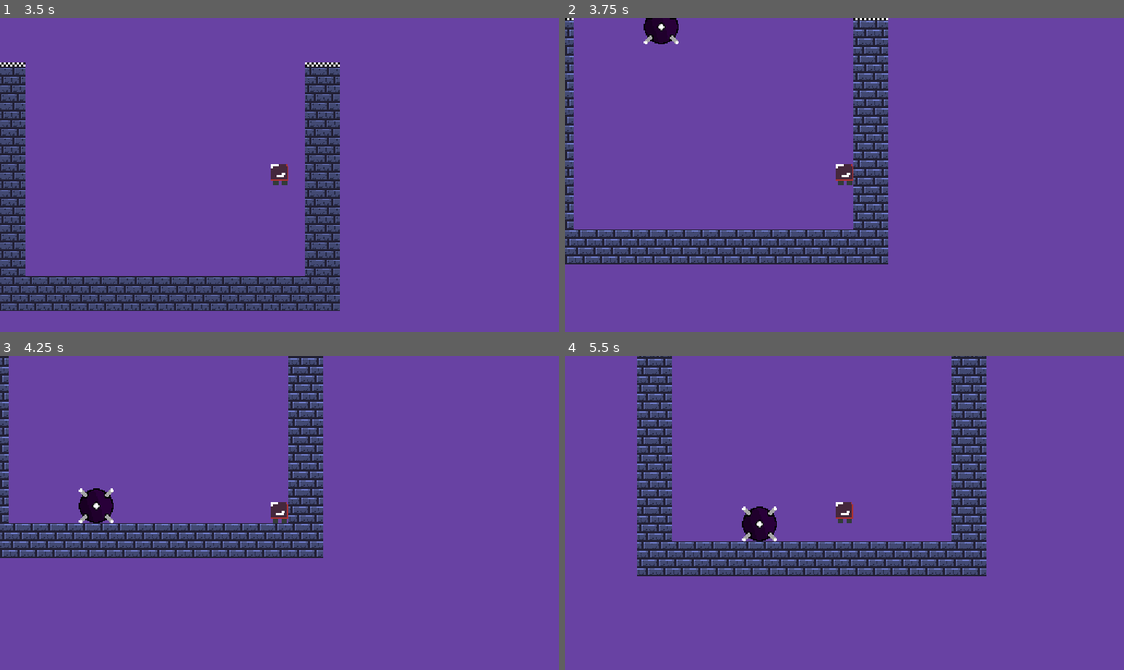
Above: before the commit, frames 1-4 (two rows, left to right).
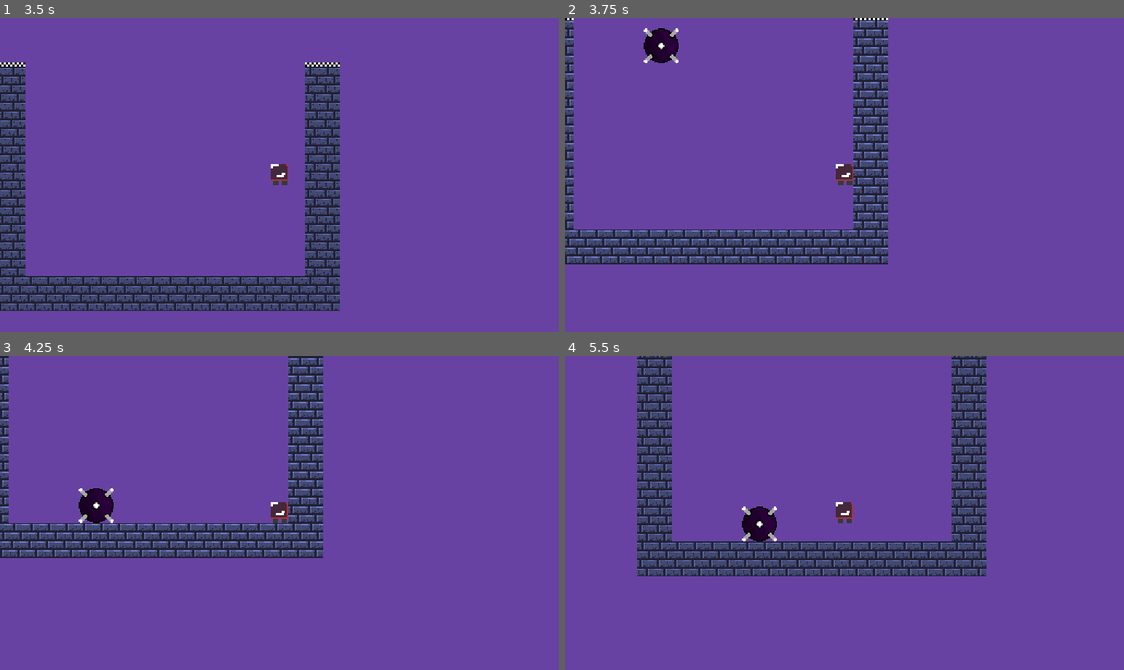
Above: after the commit, the same moments.

Repository: Dgarc359/falling-blocks
Game: Godot game, scene res://scenes/node_2d.tscn
Two runs of this game, one before a commit and one after it. Both use one fixed random seed, a clock stepped at 60 frames per second and the inputs below.
Inputs:
- Up to frame 1 (3.5 s): hold D (right) 0.53-2.03 s; tap Space (jump) at 0.77, 1.52, 3.02 s; tap Enter at 2 s; hold A (left) 2.03-2.78 s; hold D (right) from 2.78 s (still down)
- Up to frame 2 (3.75 s): keep holding D (right)
- Up to frame 3 (4.25 s): keep holding D (right); tap Space (jump) at 3.77 s
- Up to frame 4 (5.5 s): release D (right) at 4.28 s; hold A (left) 4.28-5.03 s; tap Space (jump) at 4.52 s; hold D (right) from 5.03 s (still down)

Frame 1 is identical in both runs. In frame 2, 0.7% of the frame differs, in the area x 14-21%, y 0-15%; in frame 3, less than 0.1%; in frame 4, 1.9%, in the area x 12-76%, y 0-70%.

Commit message:
switch from rigid bodies to kinematic body

Diff:
--- a/scenes/CharacterBody2D.gd
+++ b/scenes/CharacterBody2D.gd
@@ -76,8 +76,11 @@
 	#player_died.emit(false, true)
 
 func _on_area_2d_body_entered(body):
-	if body is RigidBody2D:
-		print("rigidbody hit")
+	#body.get_tags()
+	#print(body.get_groups())
+	var groups = body.get_groups()
+	if body is CharacterBody2D and "player" not in groups:
+		print("kinematic hit")
 		kill_player()
 
 	pass # Replace with function body.
--- /dev/null
+++ b/scenes/falling-block.gd
@@ -0,0 +1,20 @@
+extends CharacterBody2D
+
+@export var starting_pos: Vector2
+
+const SPEED = 300.0
+const JUMP_VELOCITY = -400.0
+
+# Get the gravity from the project settings to be synced with RigidBody nodes.
+var gravity = ProjectSettings.get_setting("physics/2d/default_gravity")
+
+func _ready():
+	set_position(starting_pos)
+
+
+func _physics_process(delta):
+	# Add the gravity.
+	if not is_on_floor():
+		velocity.y += gravity * delta
+
+	move_and_slide()
--- a/scenes/player_character.tscn
+++ b/scenes/player_character.tscn
@@ -14,7 +14,7 @@
 [node name="PlayerCharacter" type="Node2D"]
 script = ExtResource("1_1yrkv")
 
-[node name="CharacterBody2D" type="CharacterBody2D" parent="."]
+[node name="CharacterBody2D" type="CharacterBody2D" parent="." groups=["player"]]
 script = ExtResource("1_fehux")
 
 [node name="Area2D" type="Area2D" parent="CharacterBody2D"]
--- /dev/null
+++ b/scenes/rigid_2_kinematic.tscn
@@ -0,0 +1,24 @@
+[gd_scene load_steps=5 format=3 uid="uid://bewtd3mtxdqrb"]
+
+[ext_resource type="Script" path="res://scenes/falling-block.gd" id="1_bcc48"]
+[ext_resource type="Texture2D" uid="uid://bvcm35v6iq0r3" path="res://assets/sprites/spikeball/spikeball.png" id="1_ofjf5"]
+
+[sub_resource type="RectangleShape2D" id="RectangleShape2D_g6rf8"]
+size = Vector2(32, 32)
+
+[sub_resource type="RectangleShape2D" id="RectangleShape2D_jnv5h"]
+size = Vector2(32, 32)
+
+[node name="FallingBlockKinematic" type="CharacterBody2D"]
+script = ExtResource("1_bcc48")
+
+[node name="CollisionShape2D" type="CollisionShape2D" parent="."]
+shape = SubResource("RectangleShape2D_g6rf8")
+
+[node name="Sprite2D" type="Sprite2D" parent="."]
+texture = ExtResource("1_ofjf5")
+
+[node name="Area2D" type="Area2D" parent="."]
+
+[node name="CollisionShape2D" type="CollisionShape2D" parent="Area2D"]
+shape = SubResource("RectangleShape2D_jnv5h")
--- a/scripts/Node2D.gd
+++ b/scripts/Node2D.gd
@@ -11,7 +11,7 @@
 const VICTORY_TILE = preload("res://assets/sprites/victory-tile/victory-tile.bmp")
 const wallblock_bmp = preload("res://assets/sprites/wall-block-02/wall.png")
 const FALLING_BLOCK_01 = preload("res://assets/sprites/spikeball/spikeball.png")
-
+const RIGID_2_KINEMATIC = preload("res://scenes/rigid_2_kinematic.tscn")
 var player_is_dead: bool = false
 var padding = 200
 var player_initial_starting_position: Vector2
@@ -37,27 +37,37 @@
 	pass
 
 func spawn_falling_block(main_node, width):
+	var start_pos = Vector2(padding + 32 * randi_range(1, width - 2), -50)
+	var size = Vector2(32,32)
+
 	print("spawning falling block")
-	var rb = RigidBody2D.new()
-	rb.set_position(Vector2(padding + 32 * randi_range(1, width - 2), -50))
-
-	var rect = RectangleShape2D.new()
-	rect.set_size(Vector2(32, 32))
-
-	var coll = CollisionShape2D.new()
-	var coll_2 = CollisionShape2D.new()
-	var area_2d = Area2D.new()
-
-	area_2d.add_child(coll_2)
-	#area_2d.set_collision_layer_value(1, true)
-	coll.set_shape(rect)
-	rb.add_child(area_2d)
-	rb.add_child(coll)
-
-	var sprite = Sprite2D.new()
-	sprite.set_texture(FALLING_BLOCK_01)
-	rb.add_child(sprite)
-	main_node.add_child(rb)
+
+	var rb2 = RIGID_2_KINEMATIC.instantiate()
+	rb2.starting_pos = start_pos
+	main_node.add_child(rb2)
+
+	#var rb = RigidBody2D.new()
+	#rb.set_position(start_pos)
+	#
+	#var rect = RectangleShape2D.new()
+	#rect.set_size(size)
+	#
+	#var coll = CollisionShape2D.new()
+	#var coll_2 = CollisionShape2D.new()
+	#var area_2d = Area2D.new()
+	#
+	#area_2d.add_child(coll_2)
+	##area_2d.set_collision_layer_value(1, true)
+	#coll.set_shape(rect)
+	#rb.add_child(area_2d)
+	#rb.add_child(coll)
+	#
+	#var sprite = Sprite2D.new()
+	#sprite.set_texture(FALLING_BLOCK_01)
+	#rb.add_child(sprite)
+	#main_node.add_child(rb)
+
+
 
 	pass
 
@@ -207,7 +217,8 @@
 	var node_children = node_2d.get_children()
 
 	for node_child in node_children:
-		if node_child is RigidBody2D:
+		var groups = node_child.get_groups()
+		if node_child is CharacterBody2D and "player" not in groups:
 			node_child.queue_free()
 
 	# unkill player
